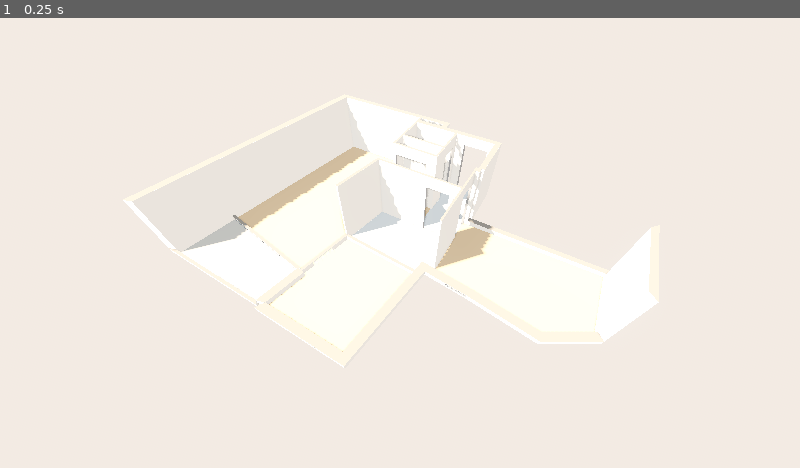
Above: before the commit, frame 1.
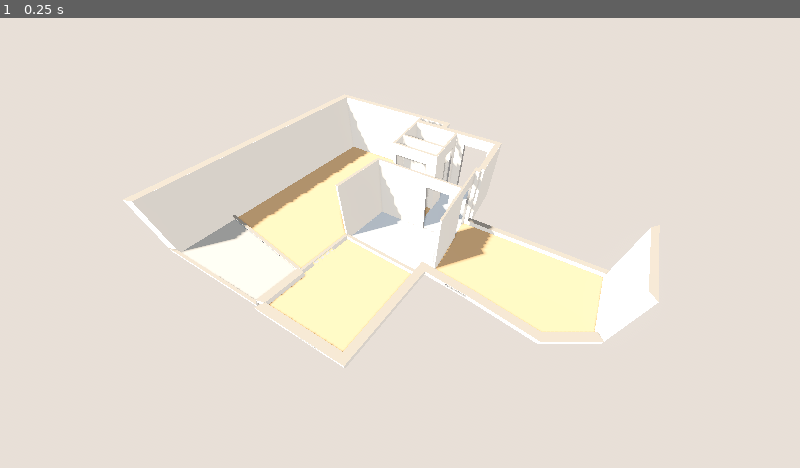
Above: after the commit, the same moment.

Repository: Periicles/3D-appartment
Game: Godot game, scene res://src/main.tscn
Same seed, same stepped clock (60 frames per second), same inputs: the game is played once before the commit and once after it.
Inputs:
- Up to frame 1 (0.25 s): no input

The runs differ from the first frame. In frame 1, 7.5% of the frame differs, in the area x 22-76%, y 28-75%.

Commit message:
fix: trackpad controls, tween overlap, cutaway clamp and floor contrast

Diff:
--- a/src/cameras/orbit_camera.gd
+++ b/src/cameras/orbit_camera.gd
@@ -1,11 +1,15 @@
 class_name OrbitCamera
 extends Camera3D
-## Orbit camera: right drag rotates, middle drag pans, wheel zooms,
-## double click on a floor centres the view on that room.
+## Orbit camera: right drag rotates, middle drag (or Shift + right drag) pans,
+## wheel zooms, double click on a floor centres the view on that room.
+## Trackpad: two-finger scroll rotates, Shift + scroll pans, pinch zooms.
 
 const ROTATE_DEG_PER_PX := 0.3
 const PAN_M_PER_PX_PER_M := 0.0015  # scaled by distance so panning feels constant
 const ZOOM_STEP := 1.0
+const SCROLL_ROTATE_DEG_PER_UNIT := 3.0
+const SCROLL_PAN_M_PER_UNIT_PER_M := 0.02
+const PINCH_ZOOM_SENSITIVITY := 10.0
 const FOCUS_SECONDS := 0.4
 
 ## Receives the horizontal viewing direction every frame (WorldView.update_cutaway).
@@ -13,6 +17,7 @@
 
 var orbit := OrbitState.new()
 var _project: ProjectData
+var _focus_tween: Tween
 
 
 func frame_project(project: ProjectData) -> void:
@@ -32,13 +37,22 @@
 
 func _unhandled_input(event: InputEvent) -> void:
 	if event is InputEventMouseMotion:
-		if event.button_mask & MOUSE_BUTTON_MASK_RIGHT:
+		var panning: bool = event.button_mask & MOUSE_BUTTON_MASK_MIDDLE \
+				or (event.button_mask & MOUSE_BUTTON_MASK_RIGHT and event.shift_pressed)
+		if panning:
+			_pan(event.relative, PAN_M_PER_PX_PER_M)
+		elif event.button_mask & MOUSE_BUTTON_MASK_RIGHT:
 			orbit.rotate(-event.relative.x * ROTATE_DEG_PER_PX, -event.relative.y * ROTATE_DEG_PER_PX)
 			_apply()
-		elif event.button_mask & MOUSE_BUTTON_MASK_MIDDLE:
-			var scale := PAN_M_PER_PX_PER_M * orbit.distance
-			orbit.pan(Vector2(-event.relative.x, event.relative.y) * scale)
+	elif event is InputEventPanGesture:
+		if event.shift_pressed:
+			_pan(event.delta, SCROLL_PAN_M_PER_UNIT_PER_M)
+		else:
+			orbit.rotate(-event.delta.x * SCROLL_ROTATE_DEG_PER_UNIT, -event.delta.y * SCROLL_ROTATE_DEG_PER_UNIT)
 			_apply()
+	elif event is InputEventMagnifyGesture:
+		orbit.zoom((event.factor - 1.0) * PINCH_ZOOM_SENSITIVITY)
+		_apply()
 	elif event is InputEventMouseButton and event.pressed:
 		match event.button_index:
 			MOUSE_BUTTON_WHEEL_UP:
@@ -52,6 +66,12 @@
 					_focus_room_under(event.position)
 
 
+func _pan(screen_delta: Vector2, metres_per_unit_per_metre: float) -> void:
+	var scale := metres_per_unit_per_metre * orbit.distance
+	orbit.pan(Vector2(-screen_delta.x, screen_delta.y) * scale)
+	_apply()
+
+
 func _focus_room_under(screen_point: Vector2) -> void:
 	if _project == null:
 		return
@@ -63,7 +83,10 @@
 		var polygon := Geometry.room_polygon(_project, room)
 		if Geometry2D.is_point_in_polygon(point, polygon):
 			var c := Geometry.polygon_centroid(polygon)
-			create_tween().tween_method(_set_target, orbit.target, Vector3(c.x, 0, c.y), FOCUS_SECONDS)
+			if _focus_tween:
+				_focus_tween.kill()
+			_focus_tween = create_tween()
+			_focus_tween.tween_method(_set_target, orbit.target, Vector3(c.x, 0, c.y), FOCUS_SECONDS)
 			return
 
 
--- a/src/main.gd
+++ b/src/main.gd
@@ -53,7 +53,7 @@
 	env.ambient_light_source = Environment.AMBIENT_SOURCE_SKY
 	env.ambient_light_energy = AMBIENT_ENERGY
 	env.tonemap_mode = Environment.TONE_MAPPER_FILMIC
-	env.tonemap_exposure = 0.85
+	env.tonemap_exposure = 0.7
 	env.ssao_enabled = true
 	env.ssao_intensity = 2.5
 	env.glow_enabled = true
--- a/src/world/cutaway.gd
+++ b/src/world/cutaway.gd
@@ -23,13 +23,11 @@
 
 ## Vertical scale for a wall of `wall_height` in the given mode.
 static func target_scale(mode: Mode, lowered: bool, wall_height: float) -> float:
-	match mode:
-		Mode.FULL:
-			return 1.0
-		Mode.ALL_LOWERED:
-			return LOWERED_HEIGHT / wall_height
-		_:
-			return LOWERED_HEIGHT / wall_height if lowered else 1.0
+	if mode == Mode.FULL or wall_height <= 0.0:
+		return 1.0
+	if mode == Mode.ALL_LOWERED or lowered:
+		return minf(1.0, LOWERED_HEIGHT / wall_height)
+	return 1.0
 
 
 static func apartment_center(project: ProjectData) -> Vector2:
--- a/src/world/palette.gd
+++ b/src/world/palette.gd
@@ -6,9 +6,9 @@
 const WALL_TOP := Color("#8f8478")
 const GLASS := Color(0.75, 0.88, 0.95, 0.35)
 const FLOORS := {
-	"wood": Color("#d9b48a"),
-	"tile": Color("#d6d6d2"),
-	"outdoor": Color("#c4bcb0"),
+	"wood": Color("#c99a6b"),
+	"tile": Color("#c9ccd0"),
+	"outdoor": Color("#a9a39a"),
 }
 const FLOOR_FALLBACK := Color("#cccccc")
 
--- a/src/world/world_view.gd
+++ b/src/world/world_view.gd
@@ -12,6 +12,7 @@
 var _center := Vector2.ZERO
 var _last_forward := Vector2.ZERO
 var _lowered := {}  # wall id -> bool, to tween only on change
+var _tweens := {}  # wall id -> Tween, so a new move replaces the running one
 
 
 func show_project(project: ProjectData) -> void:
@@ -25,6 +26,7 @@
 	add_child(_walls)
 	_center = Cutaway.apartment_center(project)
 	_lowered.clear()
+	_tweens.clear()
 	_last_forward = Vector2.ZERO
 
 
@@ -49,4 +51,9 @@
 			continue
 		_lowered[wall.id] = lowered
 		var target := Cutaway.target_scale(cutaway_mode, lowered, wall.height)
-		create_tween().tween_property(node, "scale:y", target, CUTAWAY_TWEEN_SECONDS)
+		var running: Tween = _tweens.get(wall.id)
+		if running:
+			running.kill()
+		var tween := create_tween()
+		tween.tween_property(node, "scale:y", target, CUTAWAY_TWEEN_SECONDS)
+		_tweens[wall.id] = tween
--- a/tests/unit/test_cutaway.gd
+++ b/tests/unit/test_cutaway.gd
@@ -39,7 +39,12 @@
 
 
 func test_low_walls_are_never_raised_above_their_height() -> void:
+	assert_eq(Cutaway.target_scale(Cutaway.Mode.ALL_LOWERED, false, 0.1), 1.0)
 	assert_almost_eq(Cutaway.target_scale(Cutaway.Mode.ALL_LOWERED, false, 1.0), 0.2, 1e-6)
+
+
+func test_zero_height_wall_keeps_unit_scale() -> void:
+	assert_eq(Cutaway.target_scale(Cutaway.Mode.ALL_LOWERED, true, 0.0), 1.0)
 
 
 func test_apartment_center_is_bounding_box_center() -> void:
--- a/tests/unit/test_orbit_camera.gd
+++ b/tests/unit/test_orbit_camera.gd
@@ -24,6 +24,25 @@
 	var event := InputEventMouseMotion.new()
 	event.relative = DRAG
 	event.button_mask = mask
+	return event
+
+
+func _shift_drag(mask: MouseButtonMask) -> InputEventMouseMotion:
+	var event := _drag(mask)
+	event.shift_pressed = true
+	return event
+
+
+func _scroll(shift: bool) -> InputEventPanGesture:
+	var event := InputEventPanGesture.new()
+	event.delta = DRAG
+	event.shift_pressed = shift
+	return event
+
+
+func _pinch(factor: float) -> InputEventMagnifyGesture:
+	var event := InputEventMagnifyGesture.new()
+	event.factor = factor
 	return event
 
 
@@ -87,3 +106,53 @@
 	_camera._unhandled_input(_double_click(Vector2(100, 100)))
 	await wait_seconds(FOCUS_WAIT)
 	assert_eq(_camera.orbit.target, before)
+
+
+func test_two_finger_scroll_rotates() -> void:
+	var yaw := _camera.orbit.yaw_deg
+	var pitch := _camera.orbit.pitch_deg
+	var target := _camera.orbit.target
+	_camera._unhandled_input(_scroll(false))
+	assert_lt(angle_difference(deg_to_rad(yaw), deg_to_rad(_camera.orbit.yaw_deg)), 0.0,
+		"positive delta.x turns yaw down, like right-drag")
+	assert_lt(_camera.orbit.pitch_deg, pitch)
+	assert_eq(_camera.orbit.target, target)
+
+
+func test_shift_two_finger_scroll_pans() -> void:
+	var yaw := _camera.orbit.yaw_deg
+	var target := _camera.orbit.target
+	_camera._unhandled_input(_scroll(true))
+	assert_ne(_camera.orbit.target, target)
+	assert_eq(_camera.orbit.yaw_deg, yaw)
+
+
+func test_pinch_out_zooms_in() -> void:
+	var before := _camera.orbit.distance
+	_camera._unhandled_input(_pinch(1.2))
+	assert_lt(_camera.orbit.distance, before)
+
+
+func test_pinch_in_zooms_out() -> void:
+	var before := _camera.orbit.distance
+	_camera._unhandled_input(_pinch(0.8))
+	assert_gt(_camera.orbit.distance, before)
+
+
+func test_shift_right_drag_pans_without_rotating() -> void:
+	var yaw := _camera.orbit.yaw_deg
+	var target := _camera.orbit.target
+	_camera._unhandled_input(_shift_drag(MOUSE_BUTTON_MASK_RIGHT))
+	assert_eq(_camera.orbit.yaw_deg, yaw)
+	assert_ne(_camera.orbit.target, target)
+
+
+func test_new_focus_replaces_the_running_one() -> void:
+	_camera.frame_project(Fixtures.square_room())
+	_camera.orbit.target = Vector3(10, 0, 10)
+	_camera._apply()
+	var click_at := _camera.unproject_position(ROOM_CENTER)
+	_camera._unhandled_input(_double_click(click_at))
+	var first: Tween = _camera._focus_tween
+	_camera._unhandled_input(_double_click(click_at))
+	assert_false(first.is_valid(), "previous focus tween is killed")
--- a/tests/unit/test_world_view.gd
+++ b/tests/unit/test_world_view.gd
@@ -3,6 +3,7 @@
 const Fixtures := preload("res://tests/fixtures/project_fixtures.gd")
 const LOOKING_NORTH := Vector2(0, -1)
 const SLIGHTLY_ROTATED := Vector2(0.1, -1.0)
+const CUTAWAY_HALF := WorldView.CUTAWAY_TWEEN_SECONDS / 2.0
 const TWEEN_WAIT := WorldView.CUTAWAY_TWEEN_SECONDS + 0.15
 
 var _view: WorldView
@@ -94,3 +95,14 @@
 	var empty: WorldView = add_child_autofree(WorldView.new())
 	empty.update_cutaway(LOOKING_NORTH)
 	assert_eq(empty.get_child_count(), 0)
+
+
+func test_quick_reversal_ends_at_last_requested_scale() -> void:
+	_view.update_cutaway(LOOKING_NORTH)
+	await wait_seconds(CUTAWAY_HALF)
+	var first: Tween = _view._tweens["w3"]
+	_view.cycle_cutaway_mode()
+	_view.update_cutaway(LOOKING_NORTH)
+	assert_false(first.is_valid(), "previous tween is killed")
+	await wait_seconds(TWEEN_WAIT)
+	assert_eq(_scale_y("w3"), 1.0)
Not shown, changed: README.md
